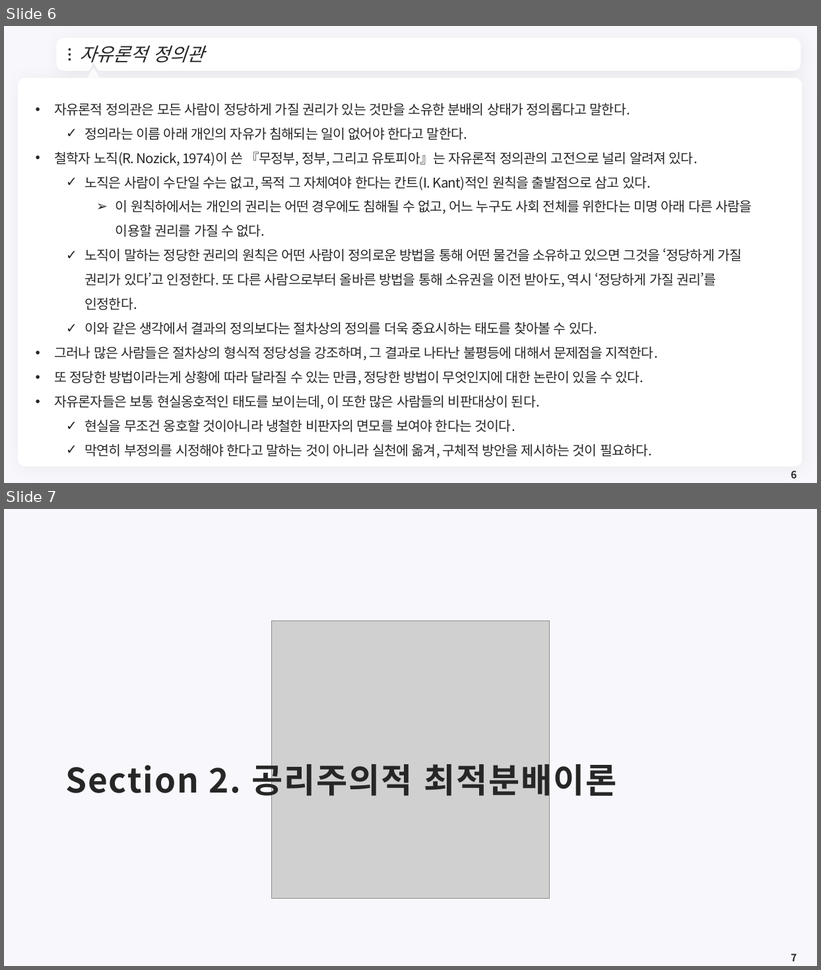
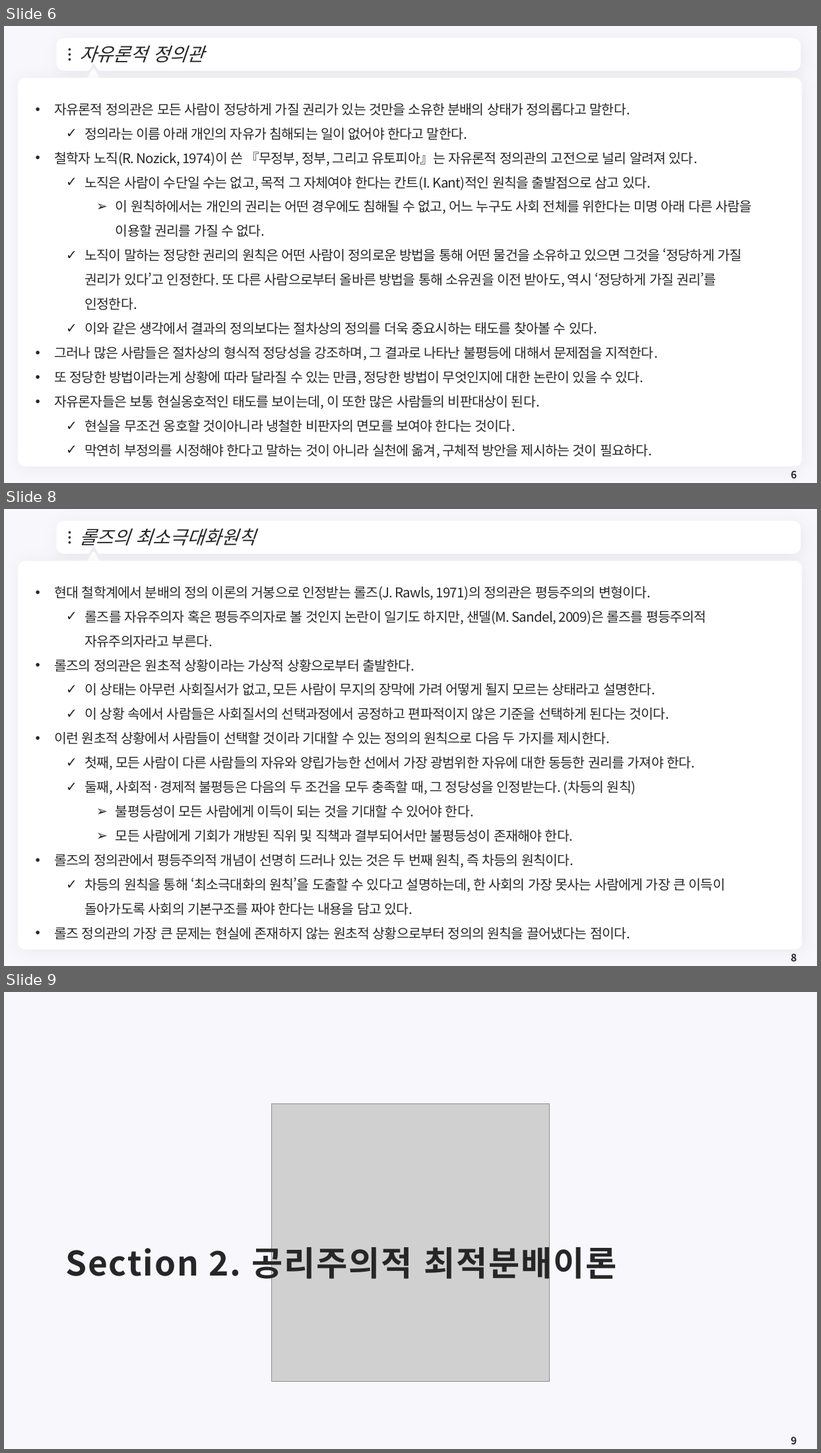
Before and after one commit to meandthey/Teaching, a slide deck: 재정학/01_Lectures/재정학_Chapter_8.pptx. Shown one above the other, each under a label of ours: slides 6 and 7 before the commit, slides 6, 8 and 9 after it; the slides between them are not shown. The pictures are 821x970 and 821x1453 pixels, drawn with LibreOffice and Linux fonts; fonts in the diff are those of the drawing; grey boxes stand for pictures; background and template pictures are left out. Boxes give left, top, right and bottom in pixels: in the first picture for what was removed or moved away, otherwise in the second. Text is boxed around its words. In the diff, an @@ line names an element or a change of style, - is before the commit and + after.

```diff
--- a/재정학/01_Lectures/재정학_Chapter_8.pptx
+++ b/재정학/01_Lectures/재정학_Chapter_8.pptx
@@ slide 8 added at bbox=[4, 509, 817, 966], background #F8F7FC; not listed: 7 template elements that a slide beside it also shows @@
@@ title added at bbox=[79, 528, 256, 546], 22 pt, text #262626, italic @@
+롤즈의 최소극대화원칙
@@ text added at bbox=[54, 586, 725, 940], 16 pt, text #262626 @@
+• 현대 철학계에서 분배의 정의 이론의 거봉으로 인정받는 롤즈(J. Rawls, 1971)의 정의관은 평등주의의 변형이다.
+  ✓ 롤즈를 자유주의자 혹은 평등주의자로 볼 것인지 논란이 일기도 하지만, 샌델(M. Sandel, 2009)은 롤즈를 평등주의적 자유주의자라고 부른다.
+• 롤즈의 정의관은 원초적 상황이라는 가상적 상황으로부터 출발한다.
+  ✓ 이 상태는 아무런 사회질서가 없고, 모든 사람이 무지의 장막에 가려 어떻게 될지 모르는 상태라고 설명한다.
+  ✓ 이 상황 속에서 사람들은 사회질서의 선택과정에서 공정하고 편파적이지 않은 기준을 선택하게 된다는 것이다.
+• 이런 원초적 상황에서 사람들이 선택할 것이라 기대할 수 있는 정의의 원칙으로 다음 두 가지를 제시한다.
+  ✓ 첫째, 모든 사람이 다른 사람들의 자유와 양립가능한 선에서 가장 광범위한 자유에 대한 동등한 권리를 가져야 한다.
+  ✓ 둘째, 사회적·경제적 불평등은 다음의 두 조건을 모두 충족할 때, 그 정당성을 인정받는다. (차등의 원칙)
+    ➢ 불평등성이 모든 사람에게 이득이 되는 것을 기대할 수 있어야 한다.
+    ➢ 모든 사람에게 기회가 개방된 직위 및 직책과 결부되어서만 불평등성이 존재해야 한다.
+• 롤즈의 정의관에서 평등주의적 개념이 선명히 드러나 있는 것은 두 번째 원칙, 즉 차등의 원칙이다.
+  ✓ 차등의 원칙을 통해 ‘최소극대화의 원칙’을 도출할 수 있다고 설명하는데, 한 사회의 가장 못사는 사람에게 가장 큰 이득이 돌아가도록 사회의 기본구조를 짜야 한다는 내용을 담고 있다.
+• 롤즈 정의관의 가장 큰 문제는 현실에 존재하지 않는 원초적 상황으로부터 정의의 원칙을 끌어냈다는 점이다.
@@ page number added at bbox=[791, 954, 797, 962], 12 pt, text #262626, bold @@
+8
@@ what was slide 7 is now slide 9 @@
@@ page number at bbox=[791, 1437, 797, 1445]: text changed @@
-7
+9
```
Also in this commit, not shown: 8 other slides added, 1 other file.
